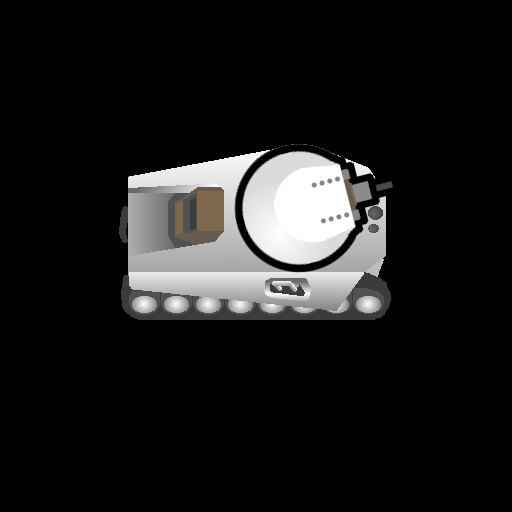
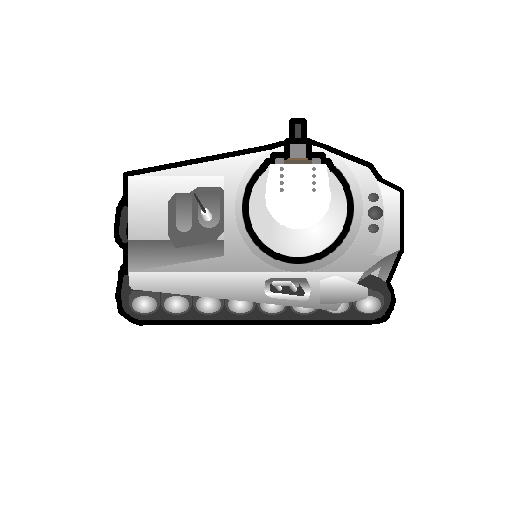
Comparing the layer stacks of the two 512 x 512 images. Changes:
renamed "SharedMicroturret.png copy" to "SharedMicroturret.png copy #1", painted on it over box(233, 118, 402, 274)
removed layer "Rat_east copy" from group "DISP" over box(114, 141, 396, 326)
added layer "ArmorUpgrade_east" above "Rat_east" over box(128, 176, 404, 304)
showed "Rat_east", painted on it over box(114, 139, 396, 326)
hid "bg", moved it out of group "DISP" over box(0, 0, 512, 512)
